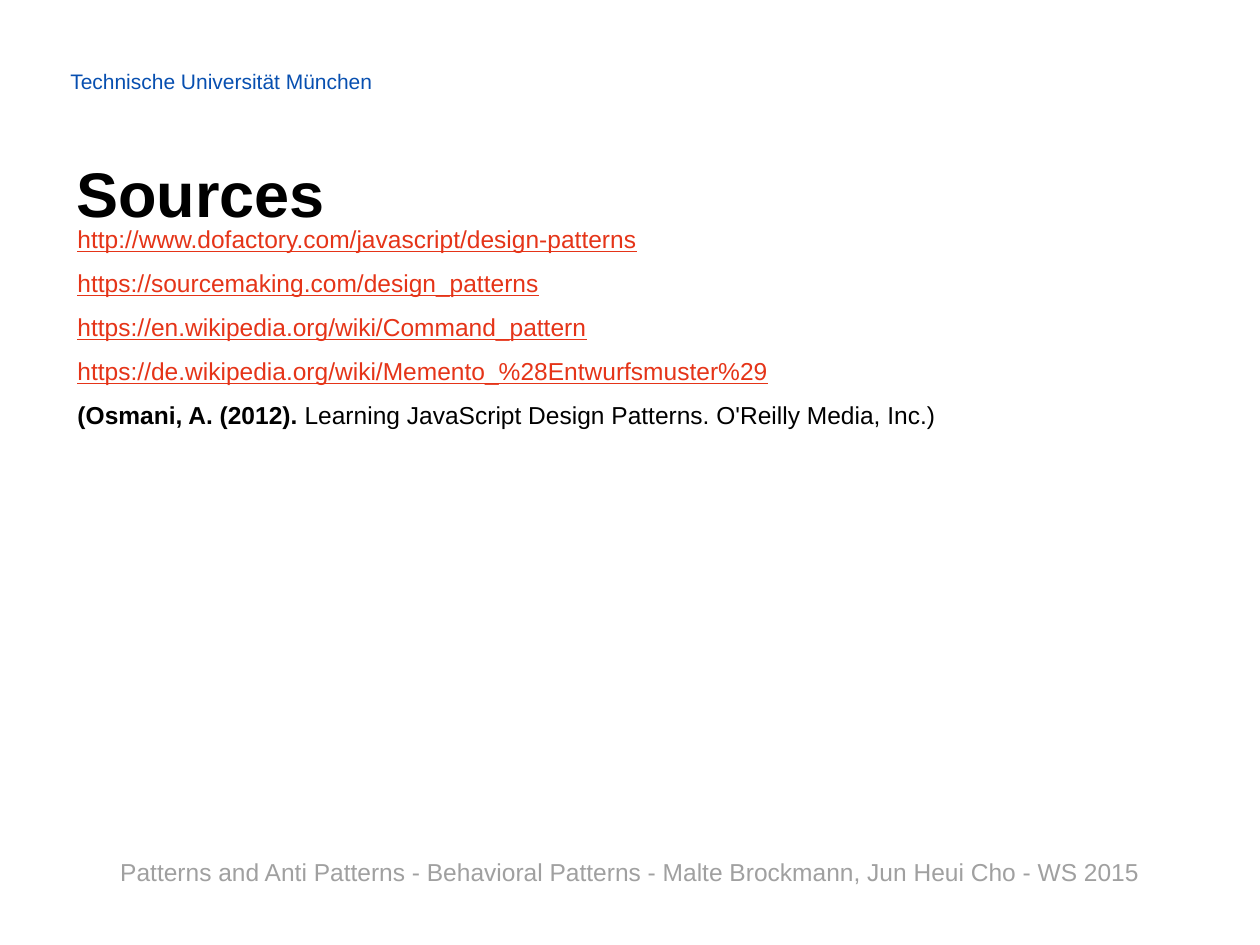
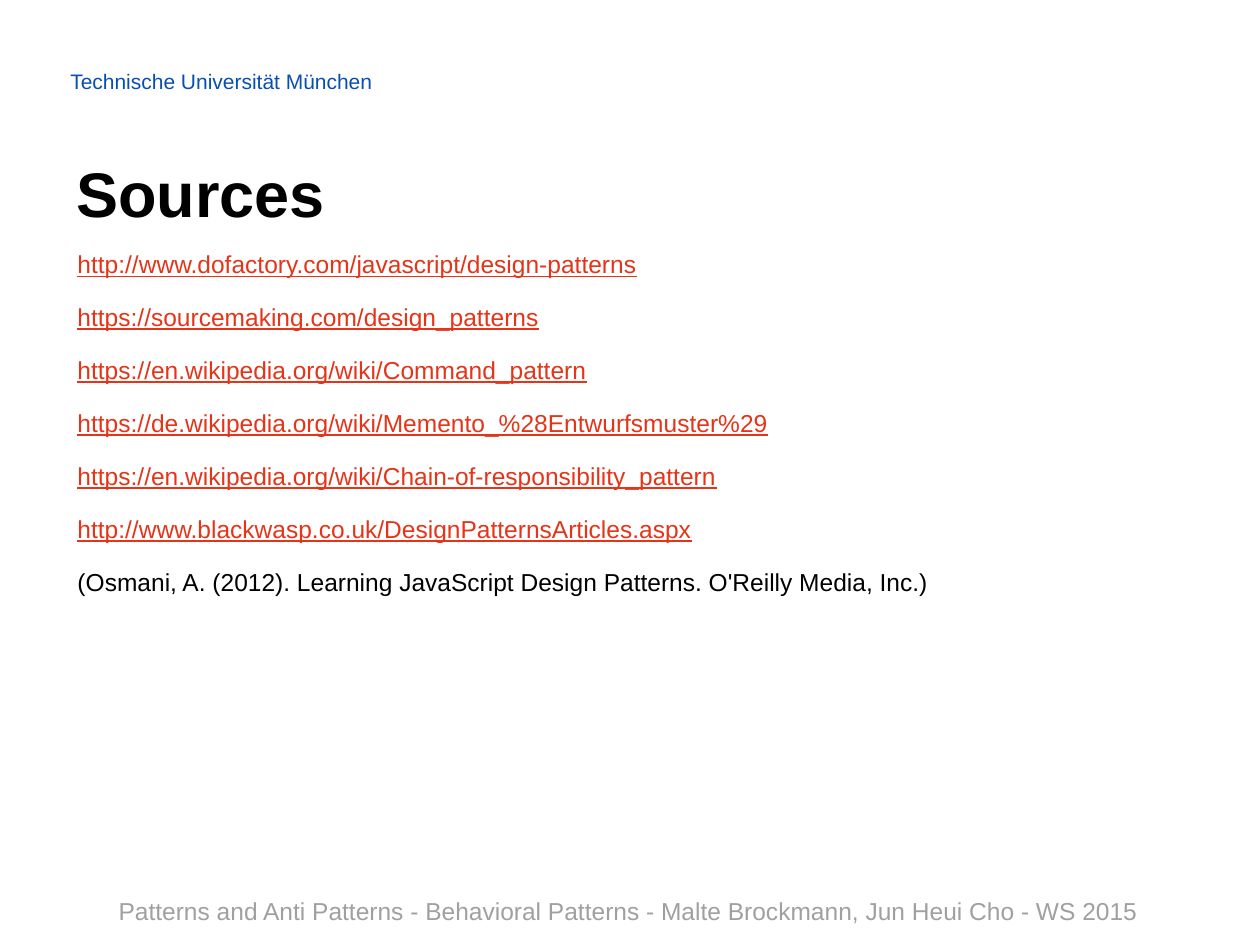
Before and after one commit to Painted6/Behavioral-design-patterns, a slide deck: slide 30 of Behavioral Patterns - JS Patterns and Anti Patterns.pptx (slide 29 before the commit). Drawn at 1260x945 pixels with LibreOffice and Linux fonts; fonts in the diff are those of the drawing; background and template pictures are left out. Boxes give left, top, right and bottom in pixels: in the first picture for what was removed or moved away, otherwise in the second. Text is boxed around its words. In the diff, an @@ line names an element or a change of style, - is before the commit and + after.

```diff
--- a/Behavioral Patterns - JS Patterns and Anti Patterns.pptx
+++ b/Behavioral Patterns - JS Patterns and Anti Patterns.pptx
@@ text "http://www.dofactory.com/javascript/design-patterns" moved from (x1=77, y1=230, x2=935, y2=429) to (x1=77, y1=255, x2=928, y2=596) @@
@@ text at (x1=77, y1=255, x2=928, y2=596): bold off in "(Osmani, A. (2012)."; line spacing 1.5 to 1.8 @@
@@ text at (x1=77, y1=467, x2=715, y2=543): paragraphs added @@
+https://en.wikipedia.org/wiki/Chain-of-responsibility_pattern
+http://www.blackwasp.co.uk/DesignPatternsArticles.aspx
@@ text removed at (x1=120, y1=863, x2=1139, y2=884) @@
-Patterns and Anti Patterns - Behavioral Patterns - Malte Brockmann, Jun Heui Cho - WS 2015
@@ text added at (x1=119, y1=902, x2=1137, y2=923), 14 pt, text #A0A0A0 @@
+Patterns and Anti Patterns - Behavioral Patterns - Malte Brockmann, Jun Heui Cho - WS 2015
```
Also in this commit, not shown: 28 other slides changed, 2 slides added.
